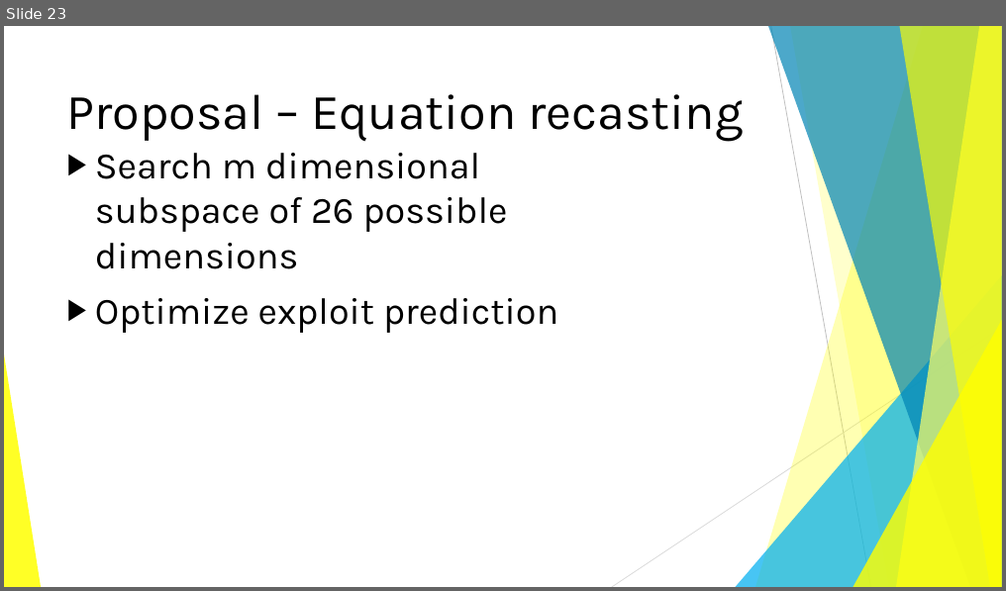
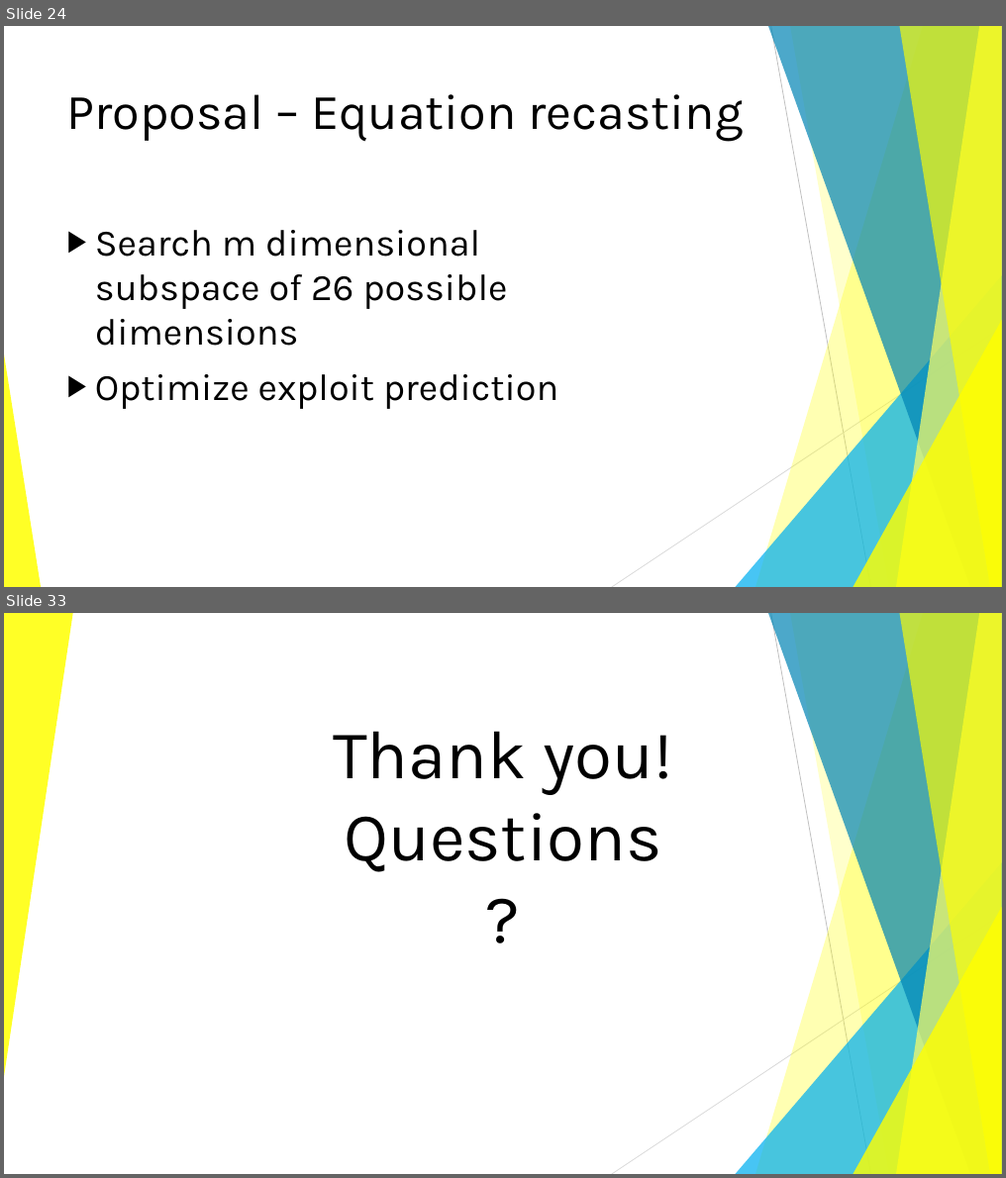
Before and after one commit to BenChurch/Winter2017, a slide deck: CISC848/ProposalPresentation/CvssOptimizationProposal.pptx. Shown one above the other, each under a label of ours: slide 23 before the commit, slides 24 and 33 after it; the slides between them are not shown. The pictures are 1006x591 and 1006x1178 pixels, drawn with LibreOffice and Linux fonts; fonts in the diff are those of the drawing. Boxes give left, top, right and bottom in pixels: in the first picture for what was removed or moved away, otherwise in the second. Text is boxed around its words. In the diff, an @@ line names an element or a change of style, - is before the commit and + after.

```diff
--- a/CISC848/ProposalPresentation/CvssOptimizationProposal.pptx
+++ b/CISC848/ProposalPresentation/CvssOptimizationProposal.pptx
@@ slide 33 added at (x1=4, y1=613, x2=1002, y2=1174), background #FFFFFF; not listed: 9 template elements that a slide beside it also shows @@
@@ triangle added at (x1=4, y1=613, x2=73, y2=1077), fill #FFFF00 at 85% opacity @@
@@ title added at (x1=333, y1=731, x2=672, y2=872), 66 pt, text #000000 @@
+Thank you!
+Questions?
@@ what was slide 23 is now slide 24 @@
@@ slide 24 changed as well @@
@@ text "Search m dimensional subspace of ..." at (x1=95, y1=230, x2=558, y2=409): vertical alignment top to middle @@
```
Also in this commit, not shown: 7 other slides changed, 9 other slides added, 1 other file.
